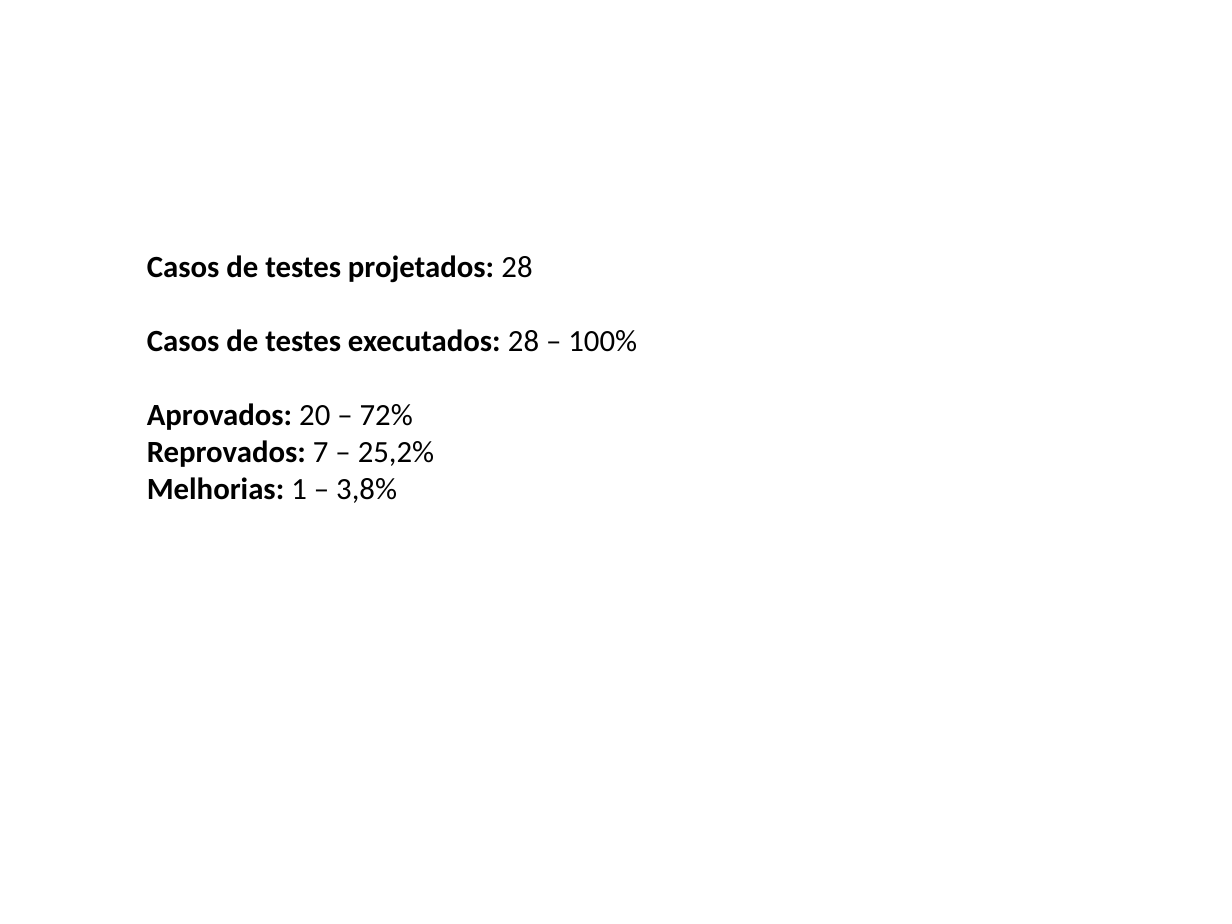
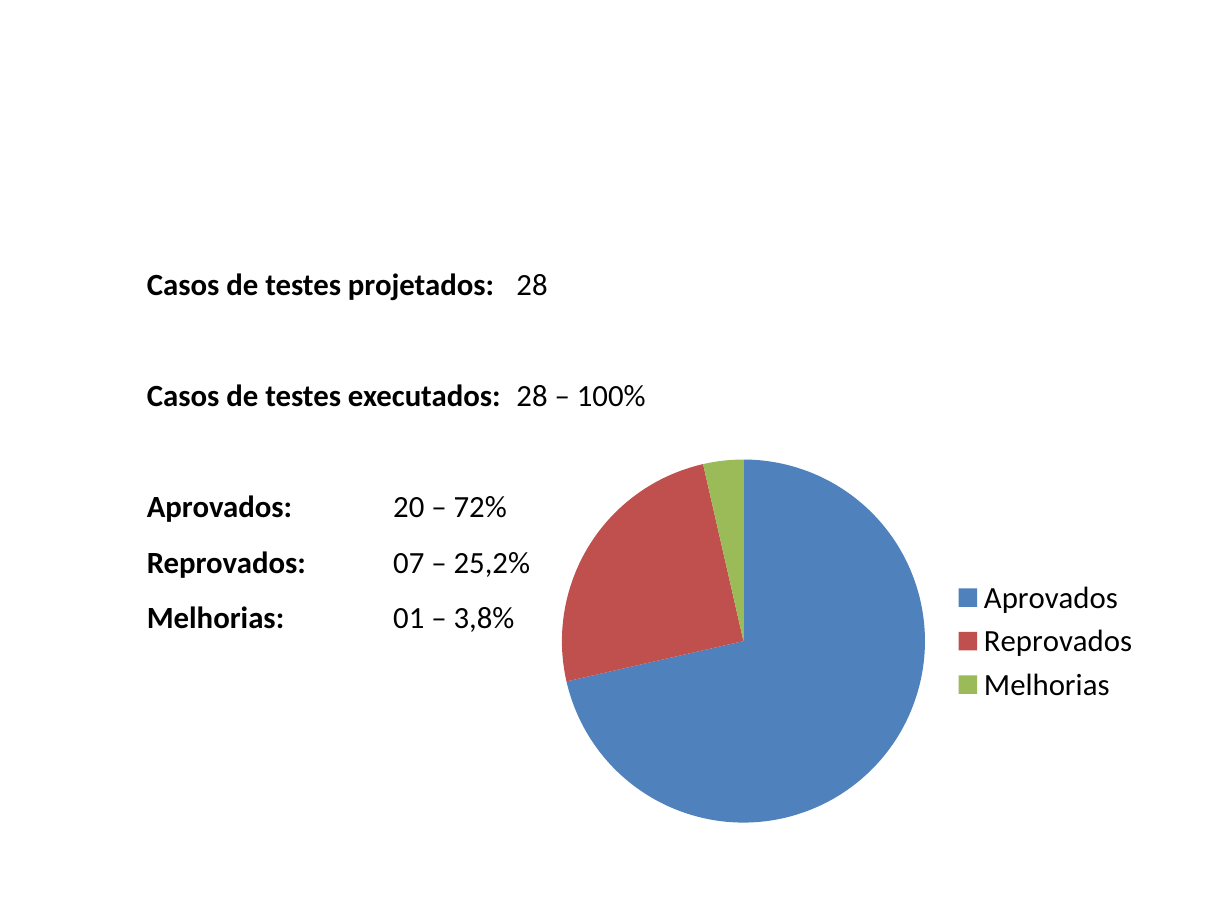
Before and after one commit to JoaoMarc0s/ProjetoTCS, a slide deck: slide 5 of Avaliação de testes.pptx. Drawn at 1232x924 pixels with LibreOffice and Linux fonts; fonts in the diff are those of the drawing; background and template pictures are left out. Boxes give left, top, right and bottom in pixels: in the first picture for what was removed or moved away, otherwise in the second. Text is boxed around its words. In the diff, an @@ line names an element or a change of style, - is before the commit and + after.

Commit message:
att av
Atualização de av. testes

```diff
--- a/Avaliação de testes.pptx
+++ b/Avaliação de testes.pptx
@@ text at bbox=[147, 273, 646, 522]: line spacing 1 to 1.5 @@
@@ pie chart added at bbox=[538, 442, 1153, 839] @@
+categories: Aprovados, Reprovados, Melhorias
+Series 1: 71, 25, 4
@@ text at bbox=[147, 551, 530, 632]: text changed @@
-Reprovados: 7 – 25,2%
-Melhorias: 1 – 3,8%
+Reprovados: 07 – 25,2%
+Melhorias: 01 – 3,8%
```
Also in this commit, not shown: 7 other slides changed, 2 slides added.
